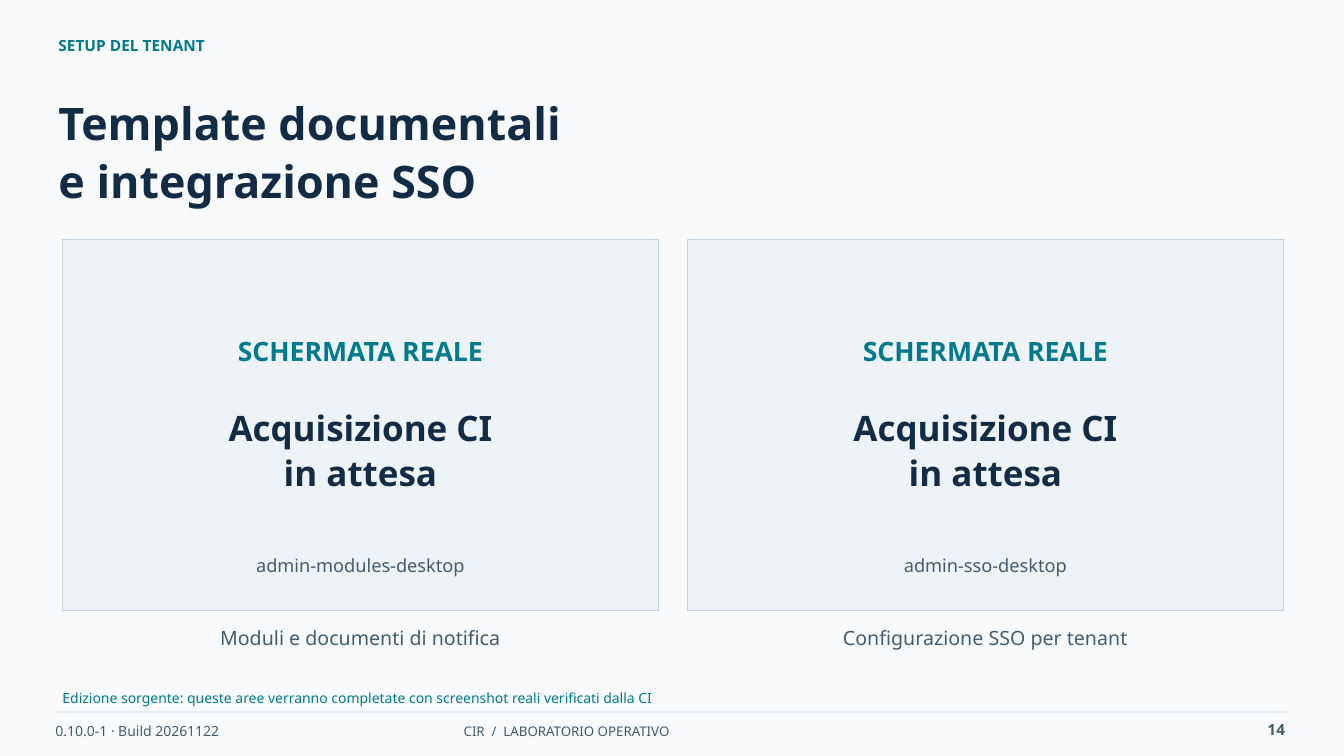
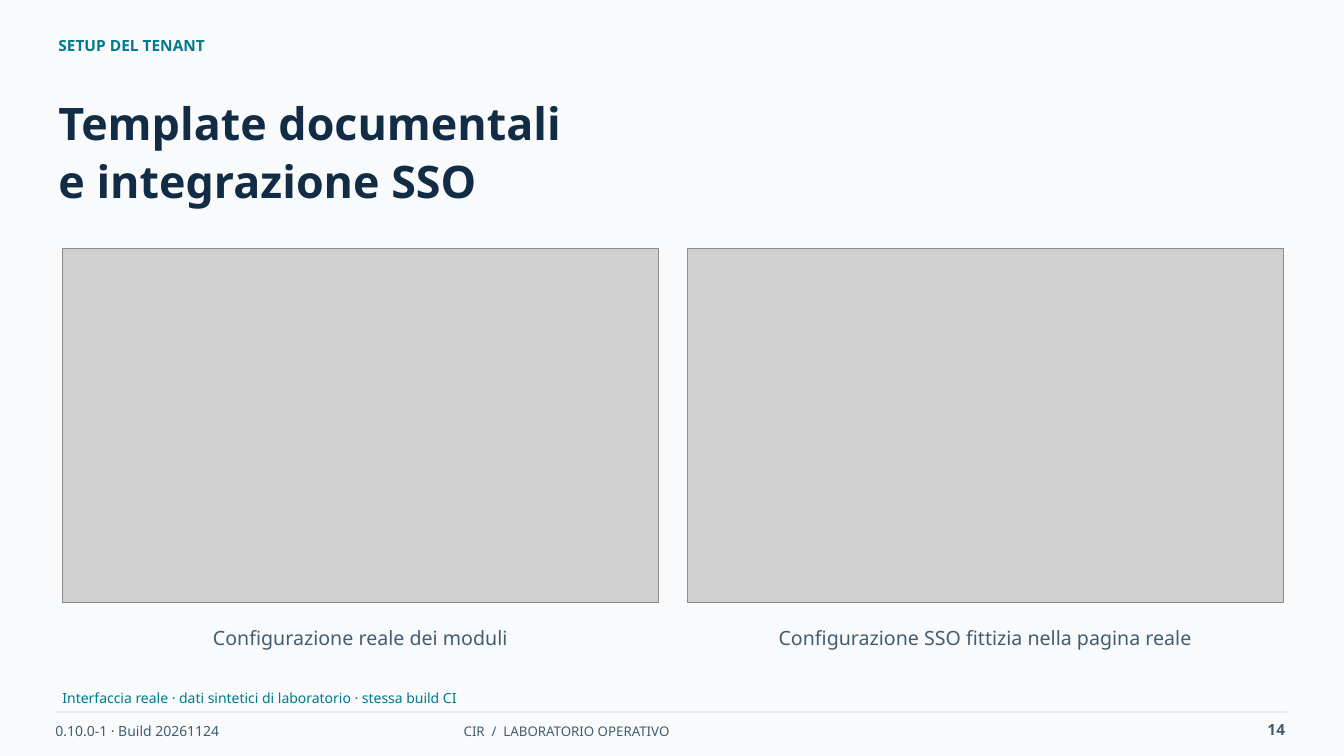
Before and after one commit to desalvo/cybersecurity-incident-registry, a slide deck: slide 14 of docs/presentation/CIR_Operational_Training_IT.pptx. Drawn at 1344x756 pixels with LibreOffice and Linux fonts; fonts in the diff are those of the drawing; grey boxes stand for pictures. Boxes give left, top, right and bottom in pixels: in the first picture for what was removed or moved away, otherwise in the second. Text is boxed around its words. In the diff, an @@ line names an element or a change of style, - is before the commit and + after.

```diff
--- a/docs/presentation/CIR_Operational_Training_IT.pptx
+++ b/docs/presentation/CIR_Operational_Training_IT.pptx
@@ rectangle removed at <box>63,240,658,611</box> @@
@@ picture added at <box>63,249,658,603</box> @@
@@ rectangle removed at <box>688,240,1284,611</box> @@
@@ picture added at <box>688,249,1284,603</box> @@
@@ text removed at <box>863,341,1108,362</box> @@
-SCHERMATA REALE
@@ text removed at <box>229,414,492,487</box> @@
-Acquisizione CI
-in attesa
@@ text removed at <box>853,414,1117,487</box> @@
-Acquisizione CI
-in attesa
@@ text removed at <box>256,558,464,577</box> @@
-admin-modules-desktop
@@ text removed at <box>904,558,1067,577</box> @@
-admin-sso-desktop
@@ text at <box>213,630,508,650</box>: text changed; size 19 to 14 pt; text colour #007A8C to #425D70; bold off @@
-SCHERMATA REALE
+Configurazione reale dei moduli
@@ text removed at <box>220,630,500,645</box> @@
-Moduli e documenti di notifica
@@ text at <box>779,630,1191,650</box>: text changed @@
-Configurazione SSO per tenant
+Configurazione SSO fittizia nella pagina reale
@@ text at <box>62,692,457,703</box>: text changed @@
-Edizione sorgente: queste aree verranno completate con screenshot reali verificati dalla CI
+Interfaccia reale · dati sintetici di laboratorio · stessa build CI
@@ text at <box>55,725,219,736</box>: text changed @@
-0.10.0-1 · Build 20261122
+0.10.0-1 · Build 20261124
```
Also in this commit, not shown: 33 other slides changed, 37 other files.
